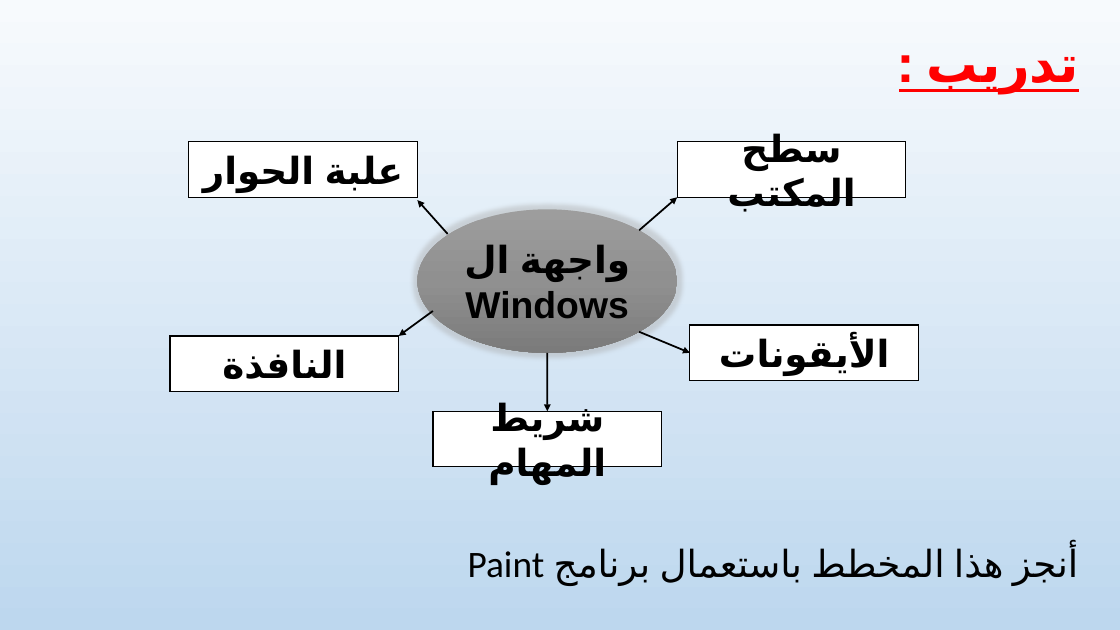
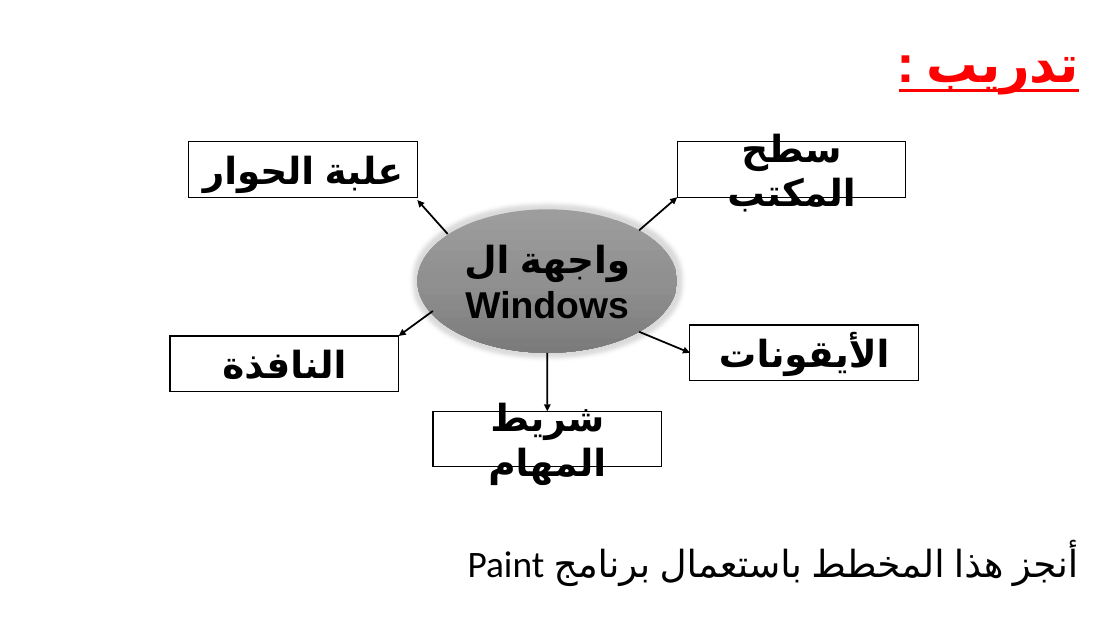
Before and after one commit to amirouche-test/cours, a slide deck: slide 7 of 1 am/2 نظام التشغيل/cours 6/عرض الدرس.pptx. Drawn at 1120x630 pixels with LibreOffice and Linux fonts; fonts in the diff are those of the drawing. Boxes give left, top, right and bottom in pixels: in the first picture for what was removed or moved away, otherwise in the second. Text is boxed around its words. In the diff, an @@ line names an element or a change of style, - is before the commit and + after.

```diff
--- a/1 am/2 نظام التشغيل/cours 6/عرض الدرس.pptx
+++ b/1 am/2 نظام التشغيل/cours 6/عرض الدرس.pptx
@@ background gradient #F7FAFD to #BDD7EE to #FFFFFF @@
```
Also in this commit, not shown: 4 other files.
